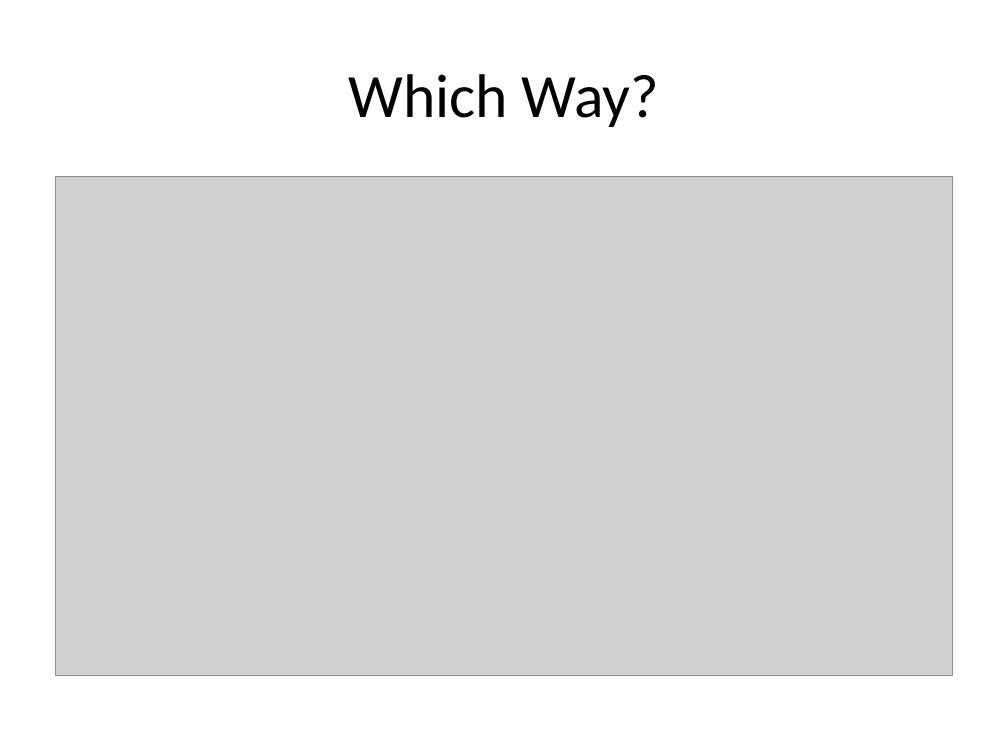
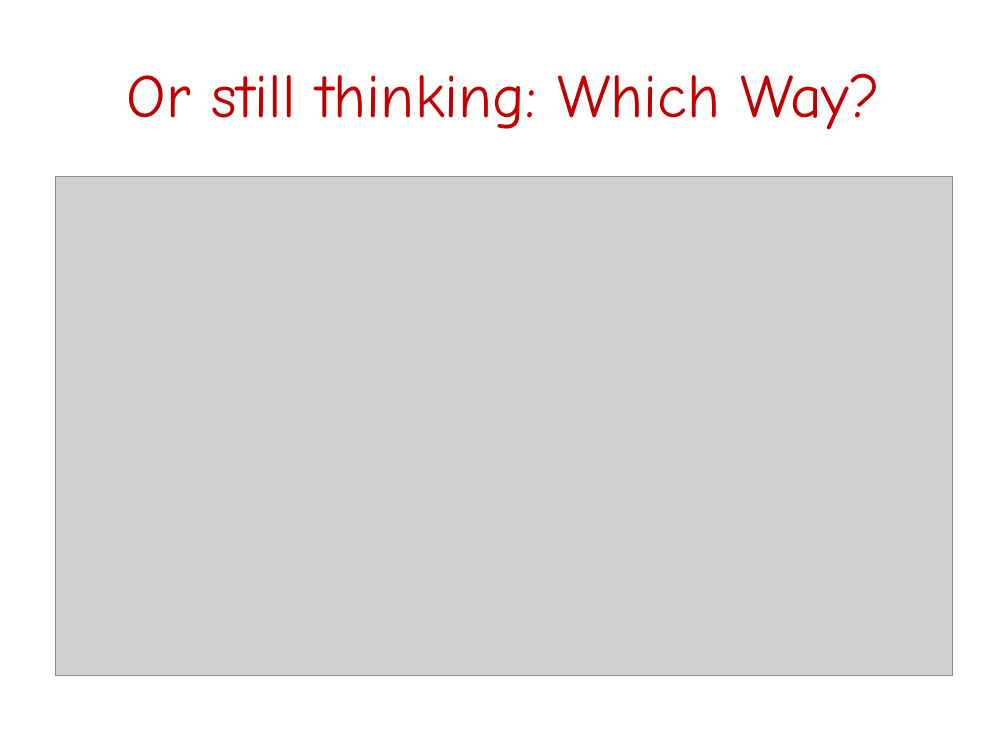
Before and after one commit to FeedMapping/Schema, a slide deck: slide 7 of slide/ppt/WhyMapping.pptx. Drawn at 1008x756 pixels with LibreOffice and Linux fonts; fonts in the diff are those of the drawing; grey boxes stand for pictures. Boxes give left, top, right and bottom in pixels: in the first picture for what was removed or moved away, otherwise in the second. Text is boxed around its words. In the diff, an @@ line names an element or a change of style, - is before the commit and + after.

```diff
--- a/slide/ppt/WhyMapping.pptx
+++ b/slide/ppt/WhyMapping.pptx
@@ title at [127, 73, 880, 130]: text changed; font Calibri to Comic Neue; text colour #000000 to #C00000 @@
-Which Way?
+Or still thinking: Which Way?
```
Also in this commit, not shown: 10 other slides changed.
